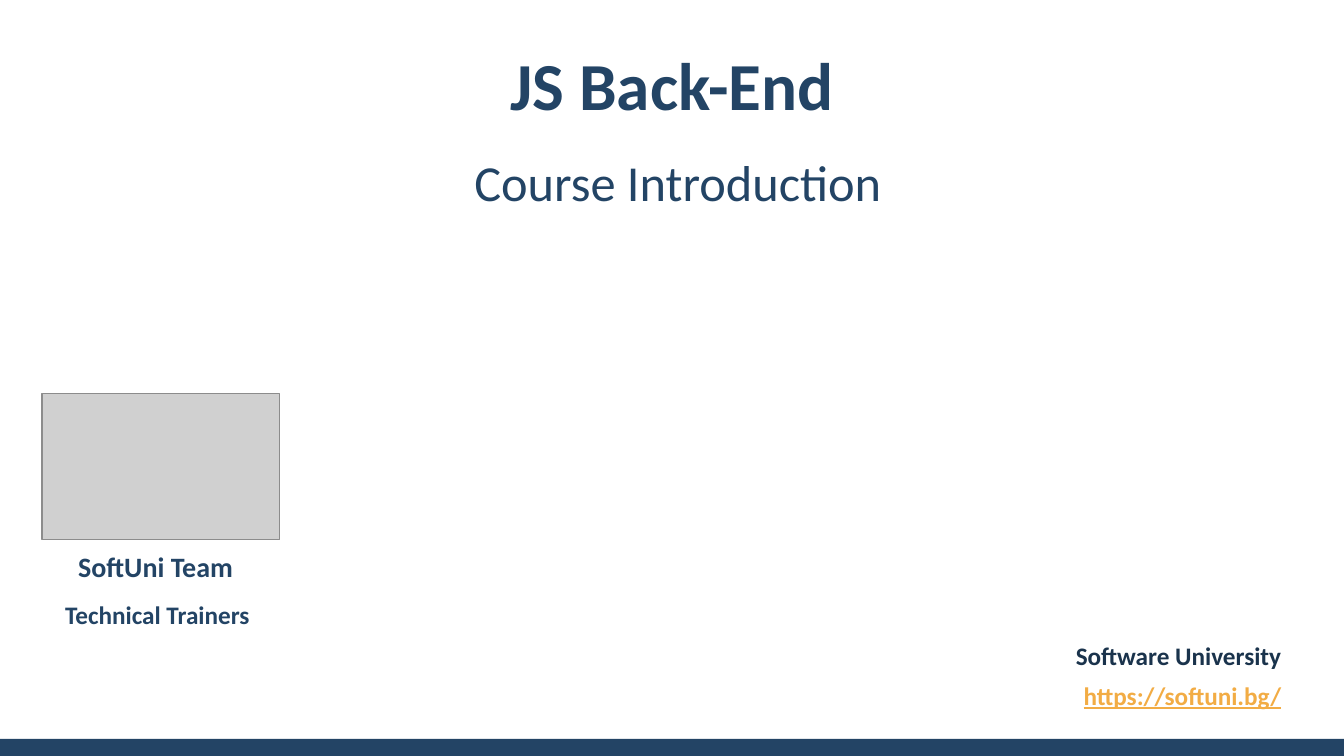
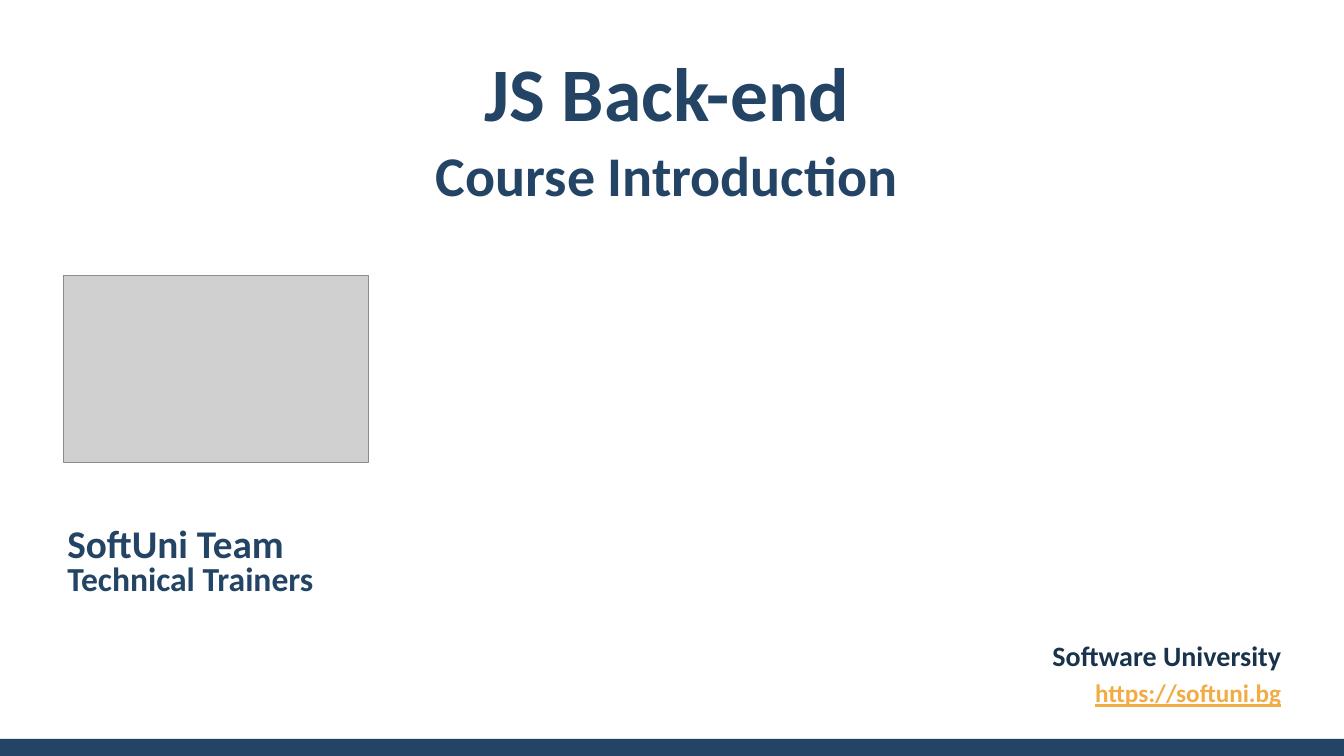
Before and after one commit to ErayErol/Software-University-Courses, a slide deck: slide 1 of 2021.09 - [ JS Back End ]/00 - [ Course Introduction ]/Presentation.pptx. Drawn at 1344x756 pixels with LibreOffice and Linux fonts; fonts in the diff are those of the drawing; grey boxes stand for pictures; background and template pictures are left out. Boxes give left, top, right and bottom in pixels: in the first picture for what was removed or moved away, otherwise in the second. Text is boxed around its words. In the diff, an @@ line names an element or a change of style, - is before the commit and + after.

```diff
--- a/2021.09 - [ JS Back End ]/00 - [ Course Introduction ]/Presentation.pptx
+++ b/2021.09 - [ JS Back End ]/00 - [ Course Introduction ]/Presentation.pptx
@@ title at (484,68,849,122): text changed; size 48 to 54 pt @@
-JS Back-End
+JS Back-end
@@ subtitle "Course Introduction": place and size @@
-subtitle "Course Introduction" at (474,166,881,202)
+subtitle "Course Introduction" at (436,156,897,197)
@@ subtitle "Course Introduction" at (436,156,897,197): size 36 to 40 pt, bold on @@
@@ picture: place and size @@
-picture at (42,394,280,539)
+picture at (64,275,369,463)
@@ text "SoftUni Team": place and size @@
-text "SoftUni Team" at (78,557,233,577)
+text "SoftUni Team" at (67,530,284,568)
@@ text "SoftUni Team" at (67,530,284,568): size 20 to 28 pt @@
@@ text "Technical Trainers": place and size @@
-text "Technical Trainers" at (65,606,249,624)
+text "Technical Trainers" at (67,567,314,592)
@@ text "Technical Trainers" at (67,567,314,592): size 18 to 24 pt @@
@@ text "Software University" at (1052,646,1281,671): size 18 to 20 pt @@
@@ text at (1095,684,1281,707): text changed @@
-https://softuni.bg/
+https://softuni.bg
```
Also in this commit, not shown: 9 other slides changed, 7 slides added, 10 slides removed, 15 other files.
